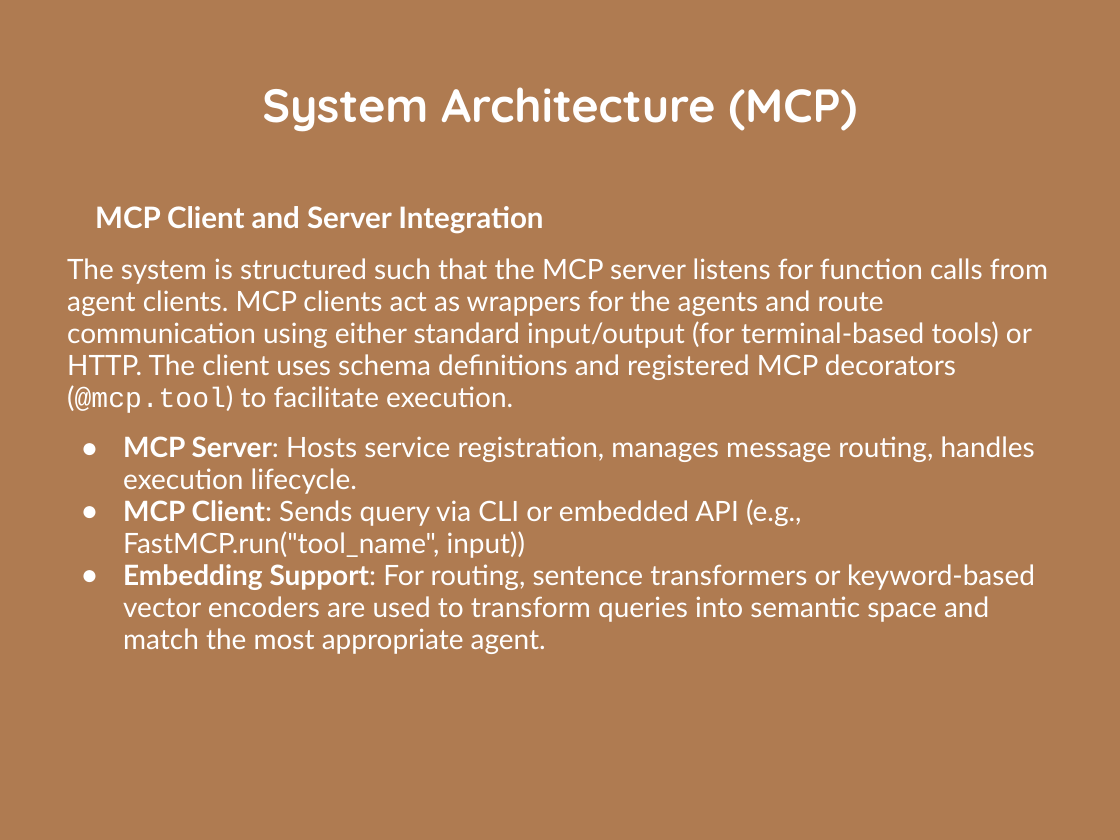
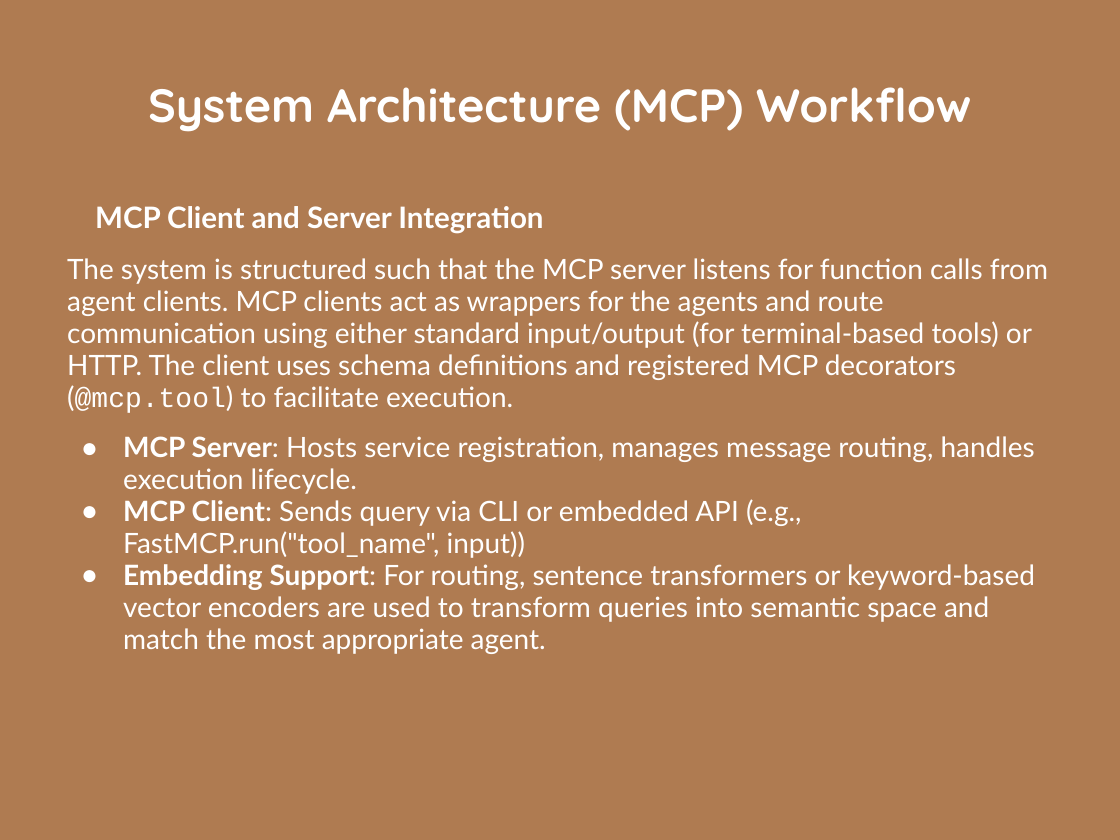
Before and after one commit to gshiva1975/AAI-510, a slide deck: slide 10 of Documentation/A2A_MCP_Sentiment_Executive_Summary_AI_Background.pptx (slide 9 before the commit). Drawn at 1120x840 pixels with LibreOffice and Linux fonts; fonts in the diff are those of the drawing; background and template pictures are left out. Boxes give left, top, right and bottom in pixels: in the first picture for what was removed or moved away, otherwise in the second. Text is boxed around its words. In the diff, an @@ line names an element or a change of style, - is before the commit and + after.

```diff
--- a/Documentation/A2A_MCP_Sentiment_Executive_Summary_AI_Background.pptx
+++ b/Documentation/A2A_MCP_Sentiment_Executive_Summary_AI_Background.pptx
@@ title at (148,87,971,132): text changed @@
-System Architecture (MCP)
+System Architecture (MCP) Workflow
```
Also in this commit, not shown: 3 other slides changed, 2 slides added, 1 slide removed, 1 other file.
